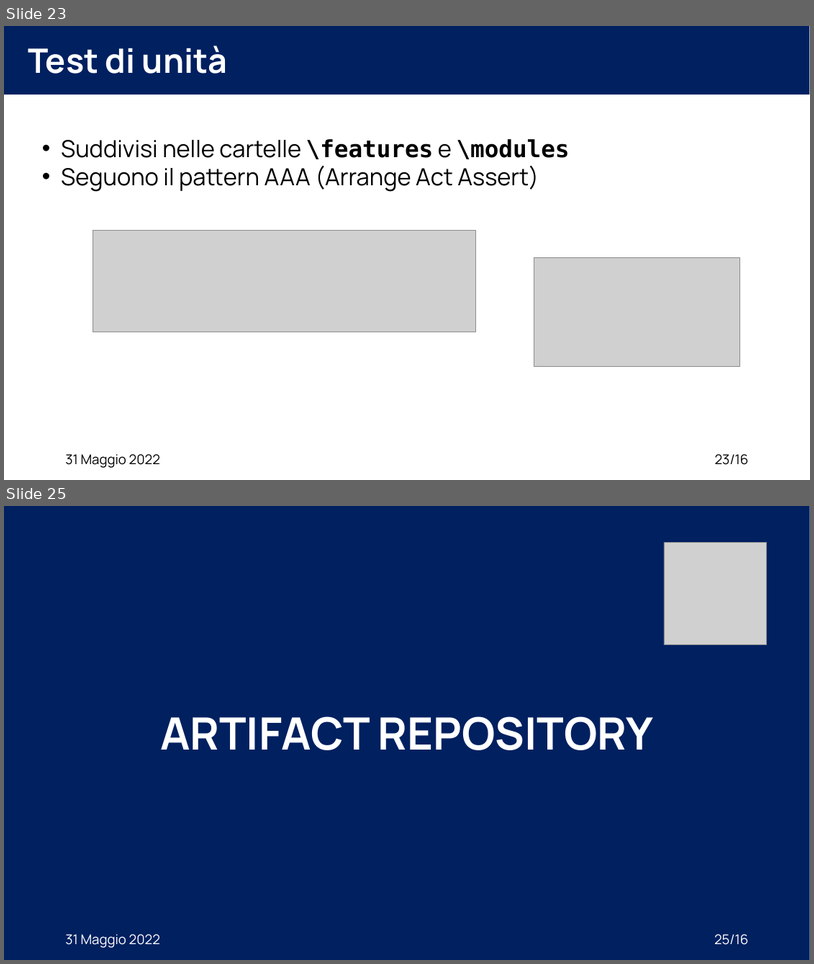
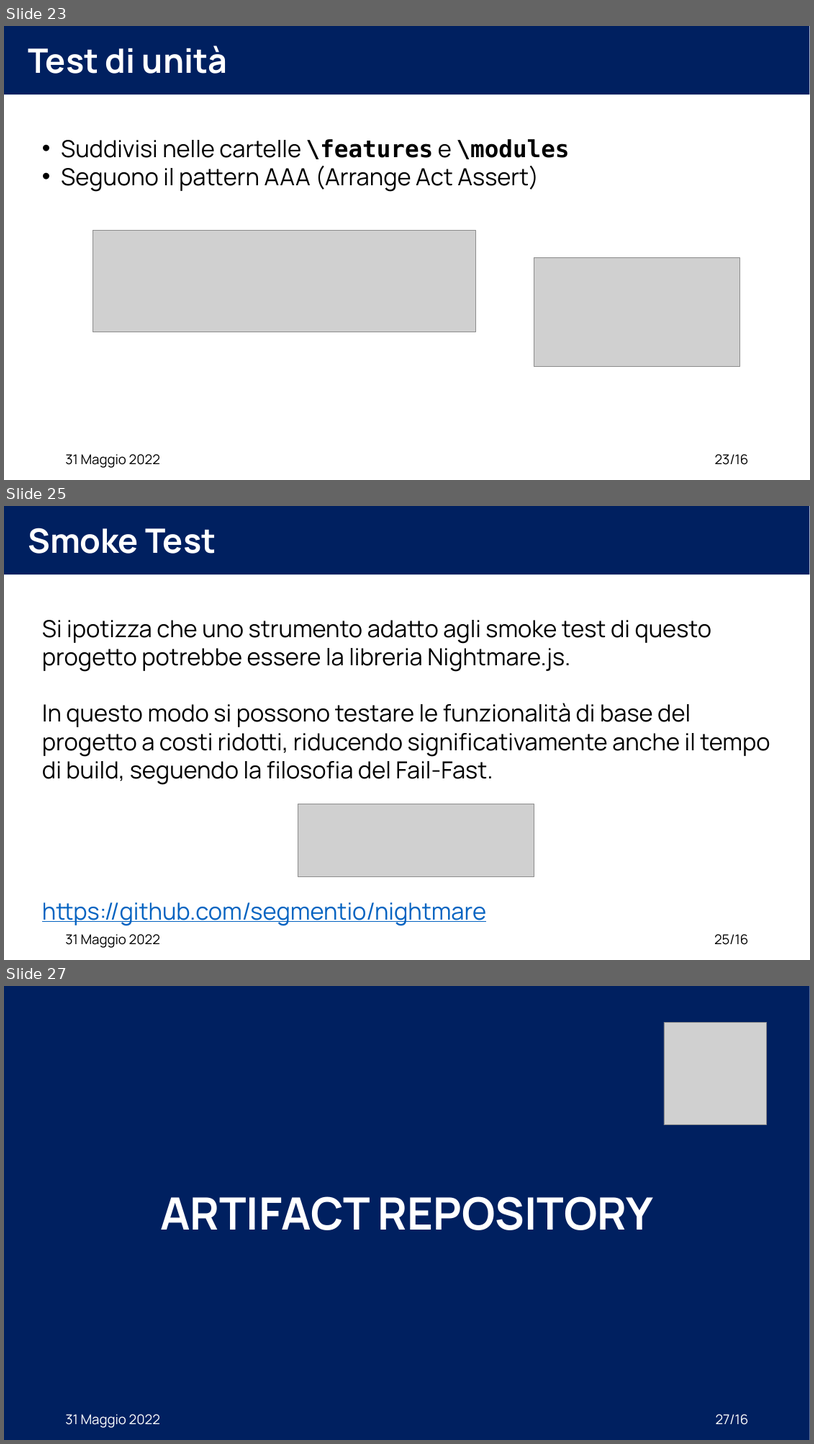
Before and after one commit to XidaZ3/MTSSAssignment3, a slide deck: MTSSAssignment3.pptx. Shown one above the other, each under a label of ours: slides 23 and 25 before the commit, slides 23, 25 and 27 after it; the slides between them are not shown. The pictures are 814x964 and 814x1444 pixels, drawn with LibreOffice and Linux fonts; fonts in the diff are those of the drawing; grey boxes stand for pictures. Boxes give left, top, right and bottom in pixels: in the first picture for what was removed or moved away, otherwise in the second. Text is boxed around its words. In the diff, an @@ line names an element or a change of style, - is before the commit and + after.

Commit message:
Test Slides
Test Slides

```diff
--- a/MTSSAssignment3.pptx
+++ b/MTSSAssignment3.pptx
@@ slide 25 added at <box>4,506,810,960</box>, background #FFFFFF @@
@@ rectangle added at <box>4,506,810,574</box>, fill #002060 @@
@@ title added at <box>28,528,216,554</box>, 40 pt, text #FFFFFF, bold @@
+Smoke Test
@@ text added at <box>42,620,770,926</box>, 28 pt, text #000000 @@
+Si ipotizza che uno strumento adatto agli smoke test di questo progetto potrebbe essere la libreria Nightmare.js.
+In questo modo si possono testare le funzionalità di base del progetto a costi ridotti, riducendo significativamente anche il tempo di build, seguendo la filosofia del Fail-Fast.
+https://github.com/segmentio/nightmare
@@ picture added at <box>298,803,535,876</box> @@
@@ text added at <box>65,934,160,947</box>, 16 pt, text #000000 @@
+31 Maggio 2022
@@ page number added at <box>715,934,748,944</box>, 16 pt, text #000000 @@
+25/16
@@ what was slide 25 is now slide 27 @@
@@ page number at <box>716,1414,749,1424</box>: text changed @@
-25/16
+27/16
```
Also in this commit, not shown: 1 slide changed, 2 other slides added, 1 slide removed, 5 other files.
